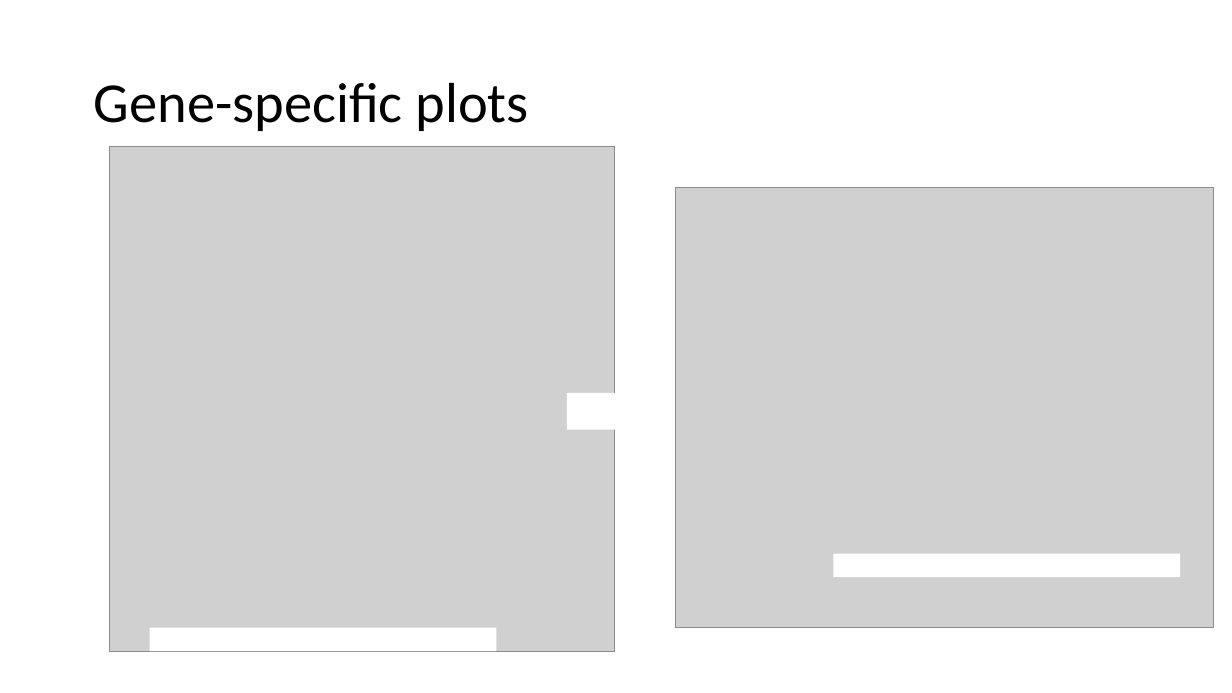
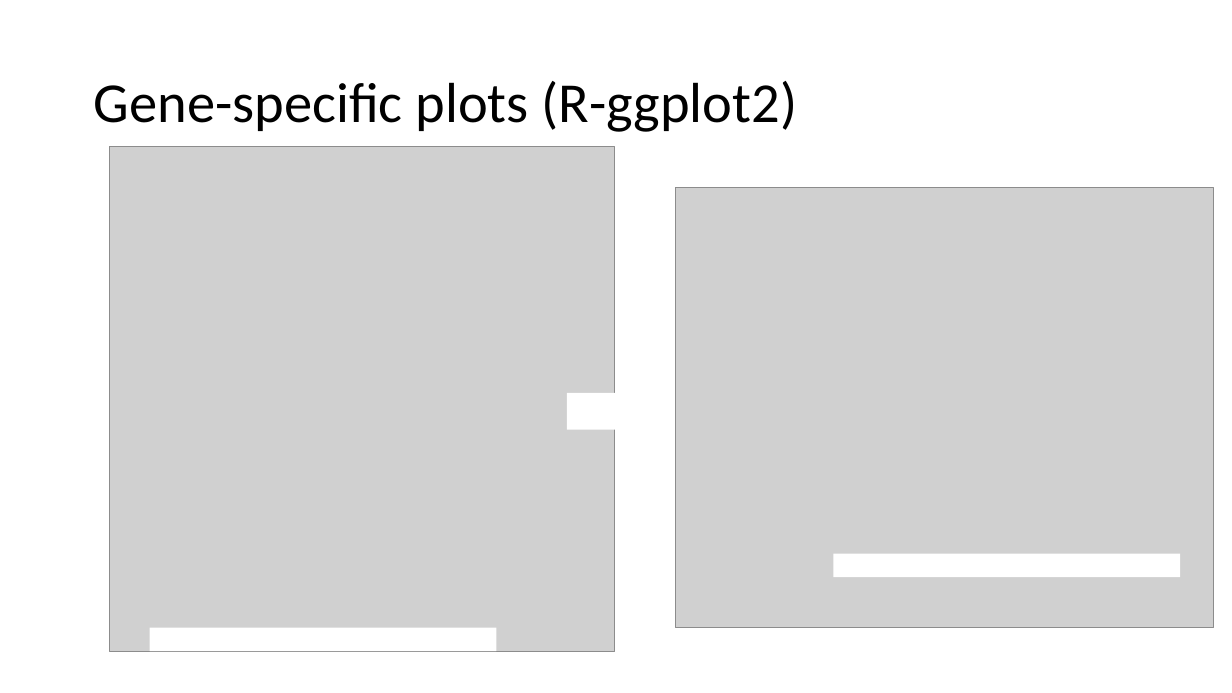
Before and after one commit to EmoryIntegratedComputationalCore/Methods, a slide deck: slide 6 of DataVisualizationMenu.pptx. Drawn at 1232x693 pixels with LibreOffice and Linux fonts; fonts in the diff are those of the drawing; grey boxes stand for pictures. Boxes give left, top, right and bottom in pixels: in the first picture for what was removed or moved away, otherwise in the second. Text is boxed around its words. In the diff, an @@ line names an element or a change of style, - is before the commit and + after.

```diff
--- a/DataVisualizationMenu.pptx
+++ b/DataVisualizationMenu.pptx
@@ title at <box>94,81,798,132</box>: text changed @@
-Gene-specific plots
+Gene-specific plots (R-ggplot2)
```
Also in this commit, not shown: 8 other slides changed, 1 slide removed, 1 other file.
